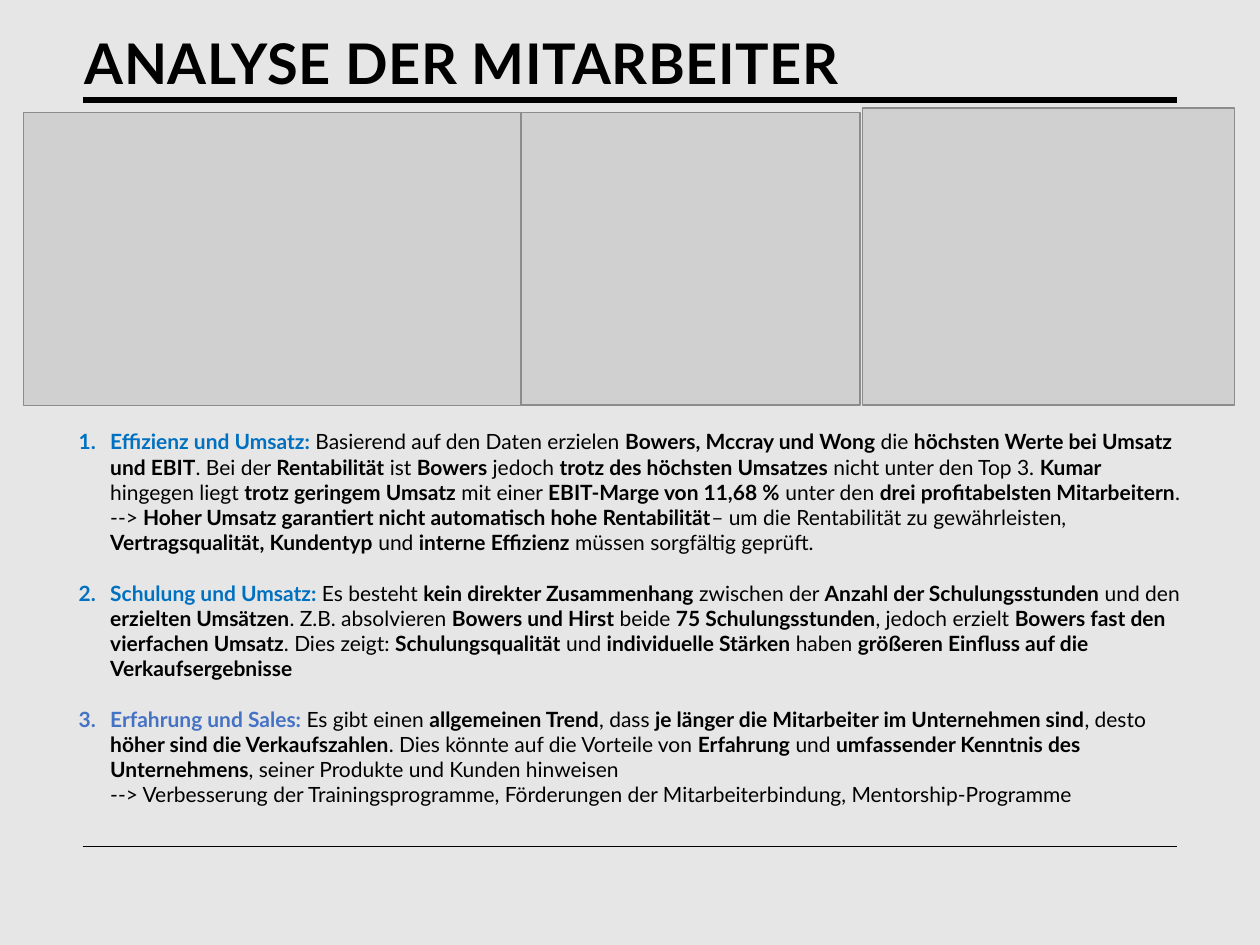
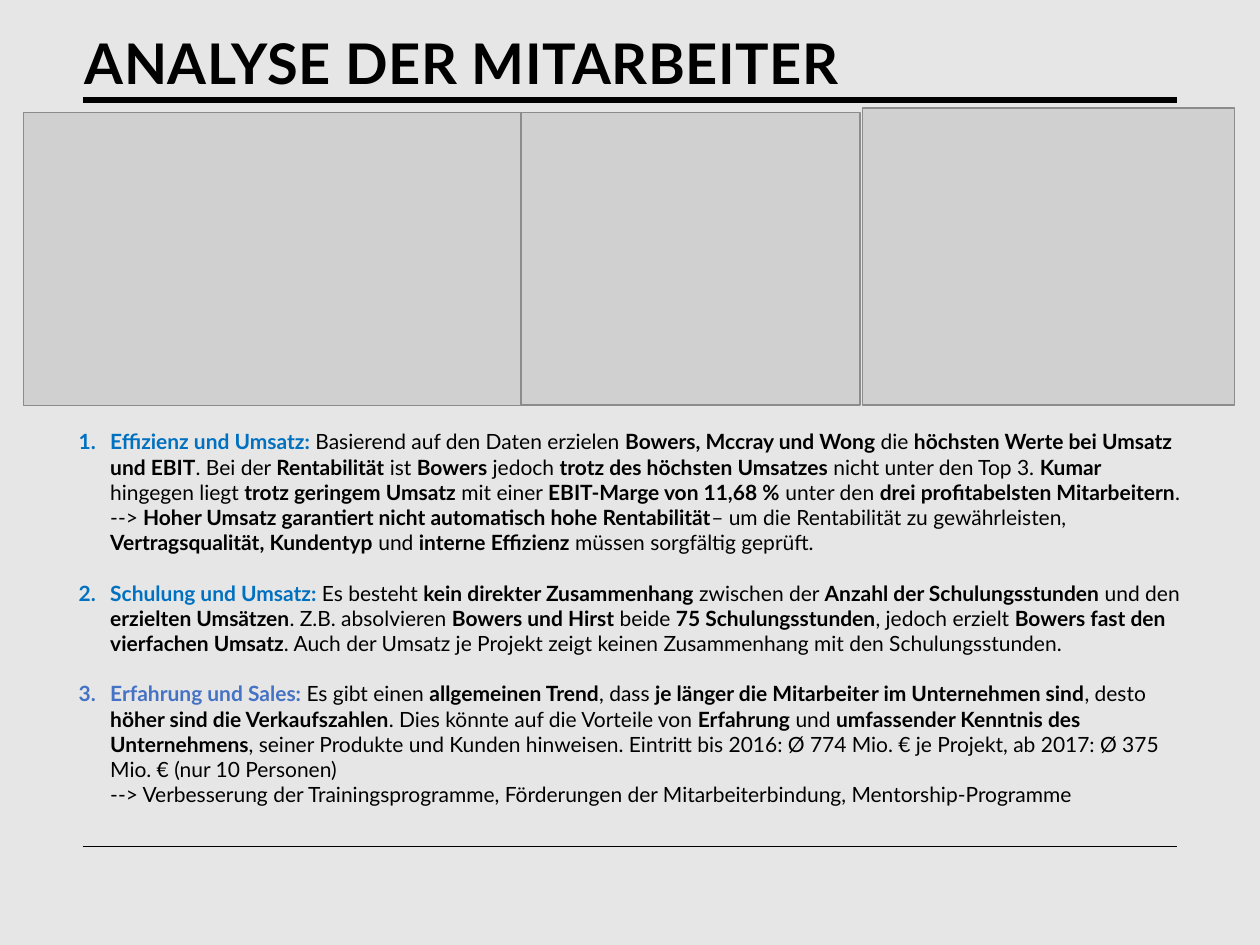
Before and after one commit to tngan7197/Portfolio, a slide deck: slide 7 of BIC_PowerPoint_StA.pptx. Drawn at 1260x945 pixels with LibreOffice and Linux fonts; fonts in the diff are those of the drawing; grey boxes stand for pictures. Boxes give left, top, right and bottom in pixels: in the first picture for what was removed or moved away, otherwise in the second. Text is boxed around its words. In the diff, an @@ line names an element or a change of style, - is before the commit and + after.

```diff
--- a/BIC_PowerPoint_StA.pptx
+++ b/BIC_PowerPoint_StA.pptx
@@ text at box(110, 585, 1180, 806): text changed; bold off @@
-2. Schulung und Umsatz: Es besteht kein direkter Zusammenhang zwischen der Anzahl der Schulungsstunden und den erzielten Umsätzen. Z.B. absolvieren Bowers und Hirst beide 75 Schulungsstunden, jedoch erzielt Bowers fast den vierfachen Umsatz. Dies zeigt: Schulungsqualität und individuelle Stärken haben größeren Einfluss auf die Verkaufsergebnisse
-3. Erfahrung und Sales: Es gibt einen allgemeinen Trend, dass je länger die Mitarbeiter im Unternehmen sind, desto höher sind die Verkaufszahlen. Dies könnte auf die Vorteile von Erfahrung und umfassender Kenntnis des Unternehmens, seiner Produkte und Kunden hinweisen
-   --> Verbesserung der Trainingsprogramme, Förderungen der Mitarbeiterbindung, Mentorship-Programme
+2. Schulung und Umsatz: Es besteht kein direkter Zusammenhang zwischen der Anzahl der Schulungsstunden und den erzielten Umsätzen. Z.B. absolvieren Bowers und Hirst beide 75 Schulungsstunden, jedoch erzielt Bowers fast den vierfachen Umsatz. Auch der Umsatz je Projekt zeigt keinen Zusammenhang mit den Schulungsstunden.
+3. Erfahrung und Sales: Es gibt einen allgemeinen Trend, dass je länger die Mitarbeiter im Unternehmen sind, desto höher sind die Verkaufszahlen. Dies könnte auf die Vorteile von Erfahrung und umfassender Kenntnis des Unternehmens, seiner Produkte und Kunden hinweisen. Eintritt bis 2016: Ø 774 Mio. € je Projekt, ab 2017: Ø 375 Mio. € (nur 10 Personen)
+   --> Verbesserung der Trainingsprogramme, Förderungen der Mitarbeiterbindung, Mentorship-Programme
```
Also in this commit, not shown: 12 other slides changed, 1 slide added, 3 other files.
